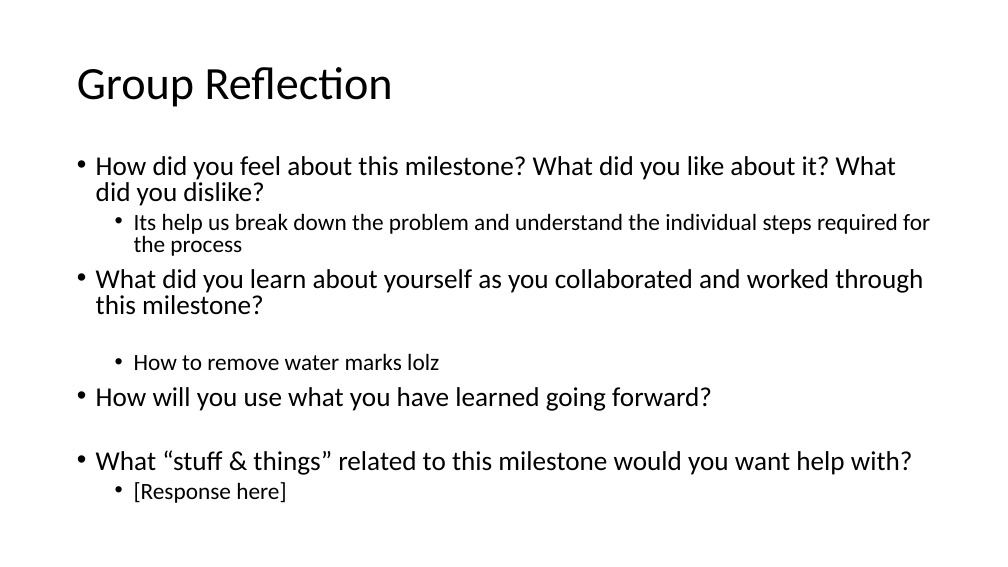
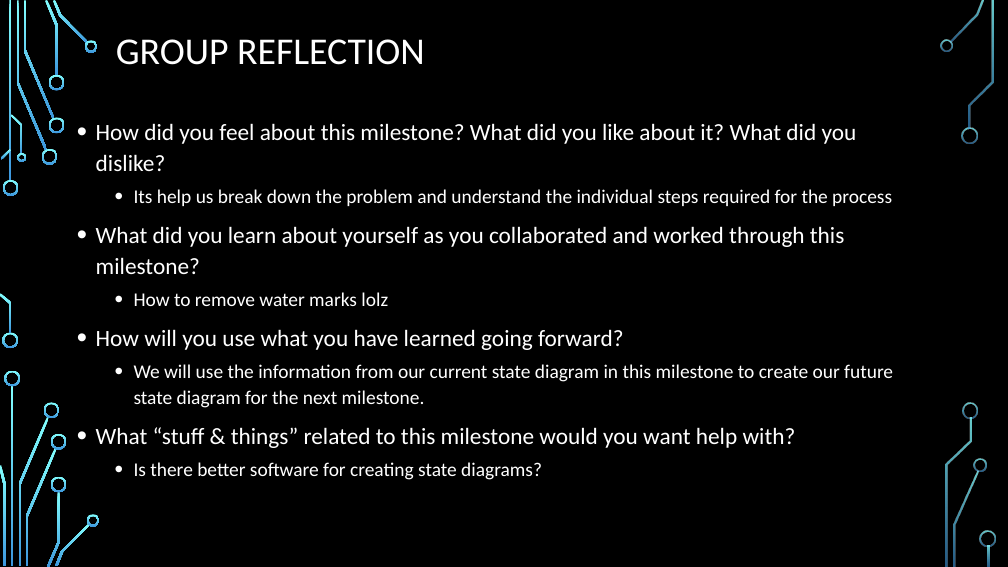
Before and after one commit to ureginastudent/PROJECT, a slide deck: slide 4 of ENSE 470 Milestone 1.pptx (slide 5 before the commit). Drawn at 1008x567 pixels with LibreOffice and Linux fonts; fonts in the diff are those of the drawing; background and template pictures are left out. Boxes give left, top, right and bottom in pixels: in the first picture for what was removed or moved away, otherwise in the second. Text is boxed around its words. In the diff, an @@ line names an element or a change of style, - is before the commit and + after.

Commit message:
update 1

```diff
--- a/ENSE 470 Milestone 1.pptx
+++ b/ENSE 470 Milestone 1.pptx
@@ background #FFFFFF to picture (left out) @@
@@ title at (x1=116, y1=39, x2=425, y2=65): text changed; size 44 to 36 pt; text colour #000000 to #FFFFFF @@
-Group Reflection
+GROUP REFLECTION
@@ text "How did you feel about ..." moved from (x1=96, y1=156, x2=930, y2=503) to (x1=96, y1=123, x2=893, y2=480) @@
@@ text at (x1=96, y1=123, x2=892, y2=448): size 25.9 to 22.2 pt in "How did you feel about this milestone? ...", "What did you learn about yourself as ...", "How will you use what you have ...", "What “stuff & things” related to this ..."; text colour #000000 to #FFFFFF in "How did you feel about this milestone? ...", "Its help us break down the problem ...", "What did you learn about yourself as ...", "How to remove water marks lolz" and 2 more places; size 22.2 to 18.5 pt in "Its help us break down the problem ...", "How to remove water marks lolz"; line spacing 0.8 to 1.1 @@
@@ text at (x1=134, y1=364, x2=893, y2=408): paragraph added @@
+  • We will use the information from our current state diagram in this milestone to create our future state diagram for the next milestone.
@@ text at (x1=134, y1=462, x2=542, y2=480): text changed; size 22.2 to 18.5 pt; text colour #000000 to #FFFFFF @@
-  • [Response here]
+  • Is there better software for creating state diagrams?
@@ group added at (x1=0, y1=0, x2=996, y2=567): 33 freeform shapes, 3 rectangles @@
```
Also in this commit, not shown: 2 other slides changed, 1 slide added, 2 slides removed.
